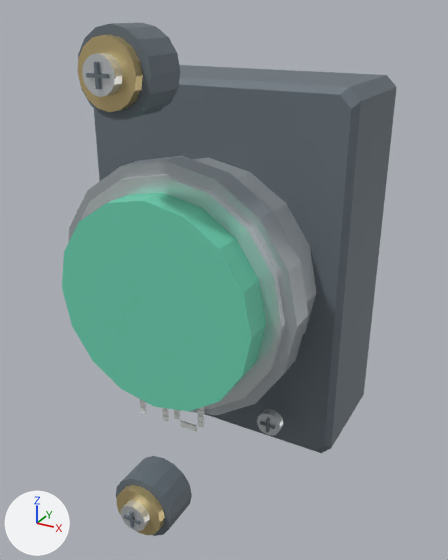
What one commit did to the glTF model assets/models/preview/pushButtonNO.glb.
One viewpoint serves both versions: a 50 mm lens placed at (1.4, -2.52, 1.16), pointed at (0.08, -0.12, -0.04). The lights are fixed; the arrows at lower left show +X, +Y and +Z. The picture after the commit comes second. Vertices at exactly the same position are counted once.

In view in the first picture: 'pushButtonNO-preview'.
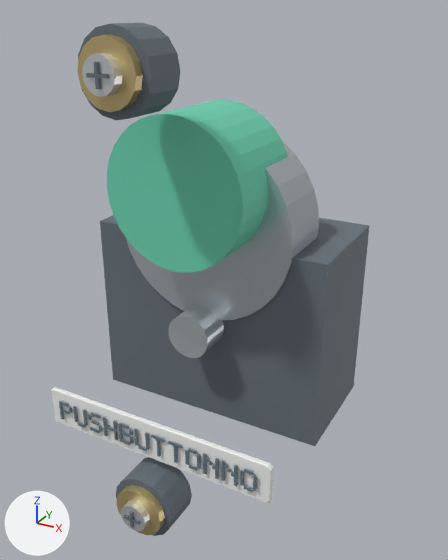
Where the change shows, as pixel boxes (x1, y1, x2, y2) in the pictures (448 x 560 px; the box of a moved part takes in the faces that stretch with it):
'pushButtonNO-preview', reshaped: before (62, 23, 397, 536); after (52, 23, 369, 536)
part 1 of me_pushbuttonno, added (green): after (107, 100, 288, 273)
part 2 of me_pushbuttonno, moved or reshaped (not visible afterwards): before (140, 407, 146, 413)
part 3 of me_pushbuttonno, moved or reshaped (not visible afterwards): before (140, 401, 146, 408)
part 4 of me_pushbuttonno, moved or reshaped (not visible afterwards): before (163, 414, 169, 421)
part 5 of me_pushbuttonno, moved or reshaped: before (162, 409, 169, 416); after (73, 406, 77, 410)
part 6 of me_pushbuttonno, moved or reshaped (not visible afterwards): before (174, 413, 180, 420)
part 7 of me_pushbuttonno, rebuilt: before (94, 65, 397, 453); after (100, 215, 369, 446)
part 8 of me_pushbuttonno, deleted: before (62, 174, 285, 435)
part 9 of me_pushbuttonno, reshaped: before (69, 156, 316, 415); after (52, 141, 319, 503)

Diff of the bpy script that builds the scene:
```diff
--- a/assets/models/preview/pushButtonNO.glb.py
+++ b/assets/models/preview/pushButtonNO.glb.py
@@ mat_ink @@
+mat_ink = principled_material('ink')
+mat_ink.base_color = (0.145, 0.196, 0.231)  # greyish blue #6a7a84
+mat_ink.metallic = 0.05
+mat_ink.roughness = 0.62
@@ mat_label @@
+mat_label = principled_material('label')
+mat_label.base_color = (0.914, 0.925, 0.91)  # white #f5f6f5
+mat_label.metallic = 0.05
+mat_label.roughness = 0.62
@@ me_pushbuttonno @@
 # used by ob_pushbuttonno_preview; location = (0.0, 0.0, 0.0)
-me_pushbuttonno.from_pydata(...)  # 956 vertices, 1676 faces; spans x -0.67..0.67, y -0.85..0.47, z -1.12..1.12
+me_pushbuttonno.from_pydata(...)  # 1778 vertices, 2940 faces; spans x -0.61..0.61, y -0.85..0.56, z -1.12..1.12
+# me_pushbuttonno part 1: a new loose piece, a 32-sided cylinder along y spanning x -0.34..0.34, y -0.43..0.04, z 0.11..0.78, in mat_green (green #6ed4b4)
+# me_pushbuttonno part 2: the loose piece of 8 vertices spanning x -0.18..-0.15, y -0.5..-0.49, z -0.65..-0.62 is moved by (-0.37, -0.18, 0.01), in mat_ink (greyish blue #6a7a84)
+# me_pushbuttonno part 3: the loose piece of 8 vertices spanning x -0.18..-0.15, y -0.5..-0.49, z -0.62..-0.59 is moved by (-0.37, -0.18, -0.03), in mat_ink (greyish blue #6a7a84)
+# me_pushbuttonno part 4: the loose piece of 8 vertices spanning x -0.05..-0.02, y -0.5..-0.49, z -0.65..-0.62 is moved by (-0.44, -0.18, 0.0), in mat_ink (greyish blue #6a7a84)
+# me_pushbuttonno part 5: the loose piece of 8 vertices spanning x -0.05..-0.02, y -0.5..-0.49, z -0.62..-0.59 is moved by (-0.41, -0.18, 0.0), in mat_ink (greyish blue #6a7a84)
+# me_pushbuttonno part 6: the loose piece of 8 vertices spanning x 0.02..0.05, y -0.5..-0.49, z -0.62..-0.59 is moved by (-0.41, -0.18, -0.02), in mat_ink (greyish blue #6a7a84)
+# me_pushbuttonno part 7: the loose piece of 100 vertices spanning x -0.67..0.67, y -0.11..0.47, z -0.88..0.88 is rebuilt with 58 vertices and now spans x -0.61..0.61, y -0.17..0.42, z -0.78..0.17
+# me_pushbuttonno part 8: 20 loose pieces with 288 vertices, spanning x -0.55..0.55, y -0.62..-0.24, z -0.71..0.55, are deleted
+# me_pushbuttonno part 9: 96 vertices removed from x -0.6..0.6, y -0.46..0.02, z -0.6..0.6; 1004 vertices added at x -0.6..0.6, y -0.67..0.12, z -0.75..0.68
+# other edits to the shape of me_pushbuttonno do not show in these pictures
 me_pushbuttonno.materials.append(mat_black)
@@ me_pushbuttonno @@
 me_pushbuttonno.materials.append(mat_metal)
-me_pushbuttonno.materials.append(mat_white)  # white #f9faf8
+me_pushbuttonno.materials.append(mat_ink)  # greyish blue #6a7a84
+me_pushbuttonno.materials.append(mat_label)  # white #f5f6f5
```
